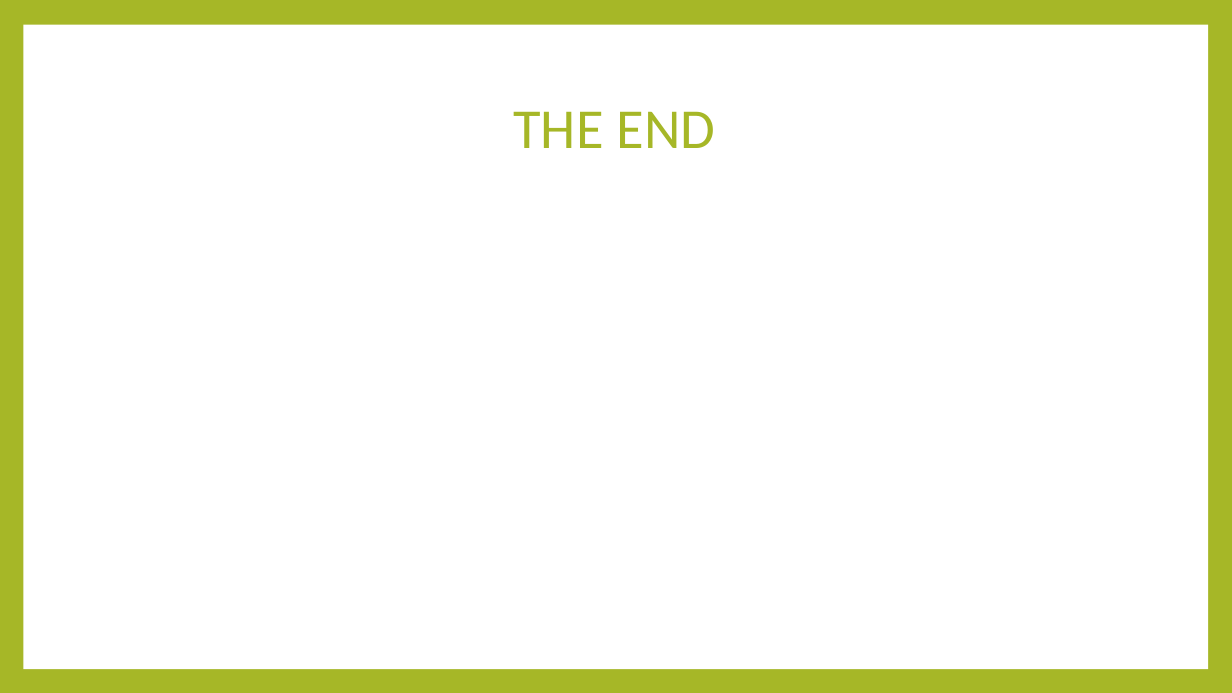
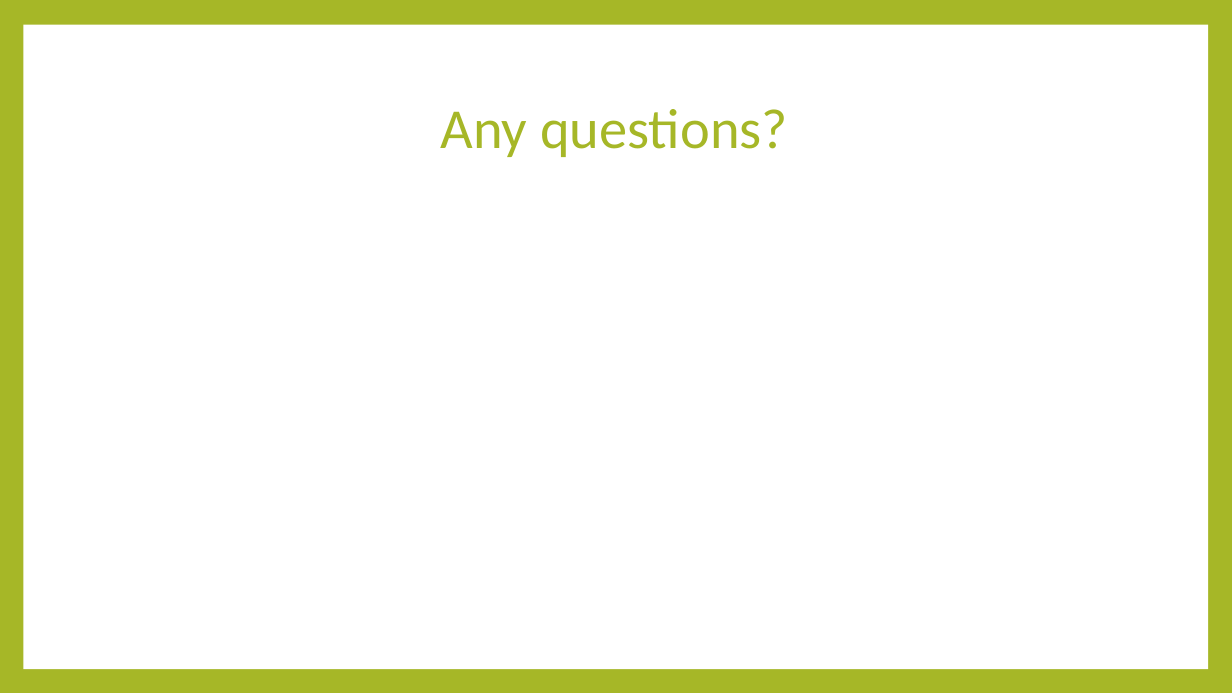
Before and after one commit to EljakimHerrewijnen/Project_4_HRO_Finished, a slide deck: slide 8 of documentatie/presentatie sprint 1.pptx. Drawn at 1232x693 pixels with LibreOffice and Linux fonts; fonts in the diff are those of the drawing. Boxes give left, top, right and bottom in pixels: in the first picture for what was removed or moved away, otherwise in the second. Text is boxed around its words. In the diff, an @@ line names an element or a change of style, - is before the commit and + after.

```diff
--- a/documentatie/presentatie sprint 1.pptx
+++ b/documentatie/presentatie sprint 1.pptx
@@ title at (440,109,788,157): text changed @@
-THE END
+Any questions?
```
Also in this commit, not shown: 1 other slide changed, 5 other files.
